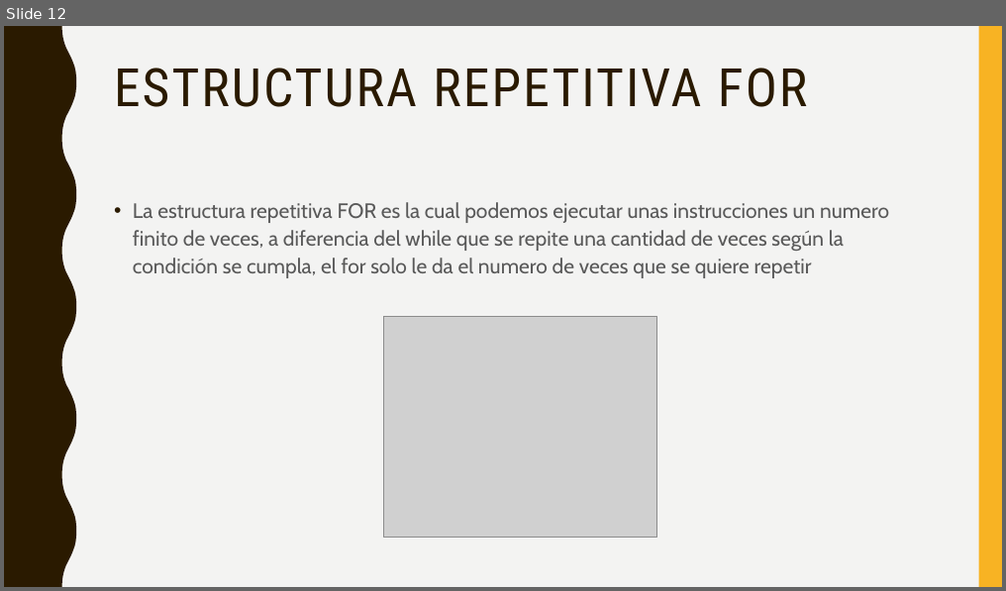
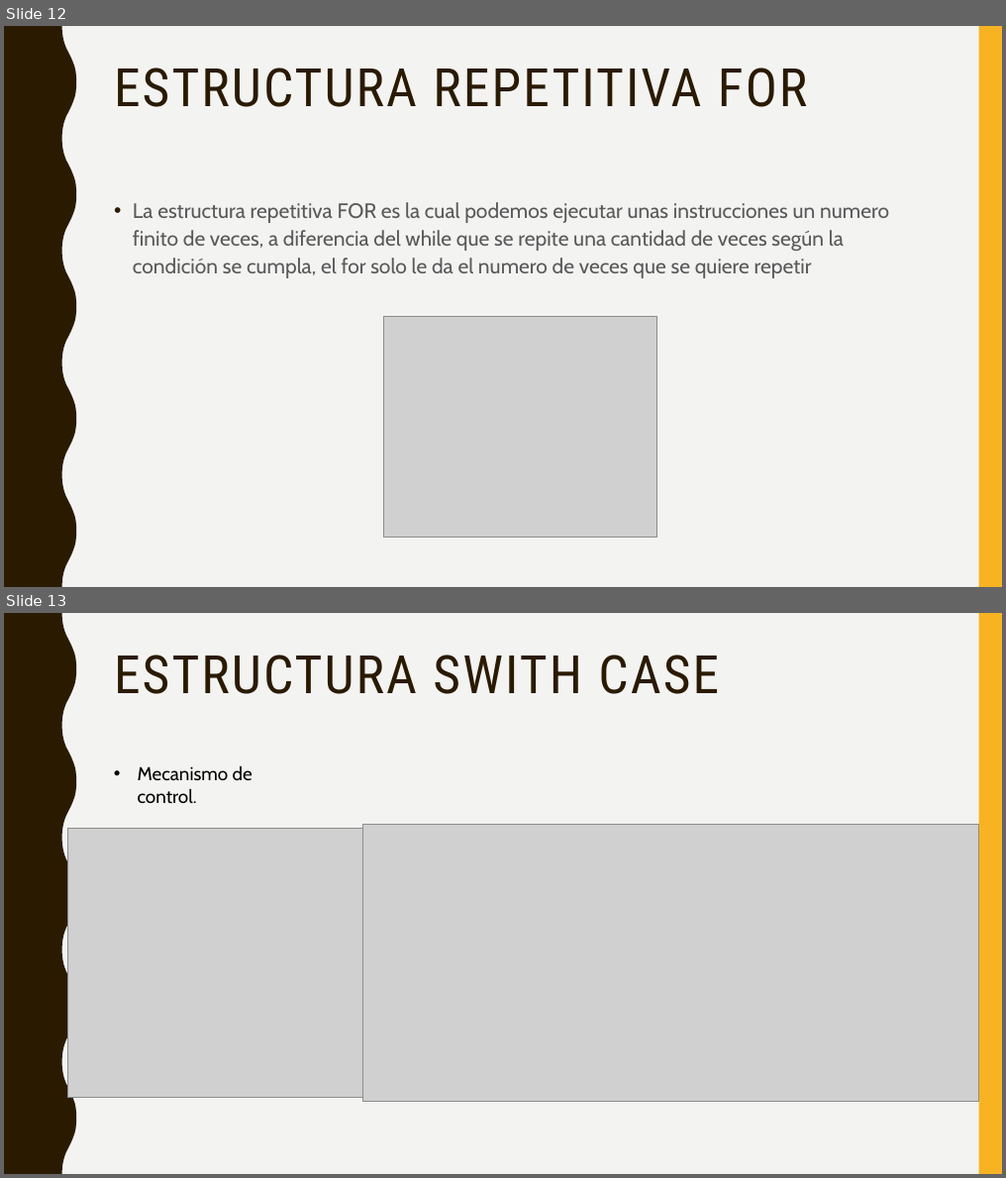
Before and after one commit to Jhonas0123/language_tests, a slide deck: Lógica de programación.pptx. Shown one above the other, each under a label of ours: slide 12 before the commit, slides 12 and 13 after it. The pictures are 1006x591 and 1006x1178 pixels, drawn with LibreOffice and Linux fonts; fonts in the diff are those of the drawing; grey boxes stand for pictures. Boxes give left, top, right and bottom in pixels: in the first picture for what was removed or moved away, otherwise in the second. Text is boxed around its words. In the diff, an @@ line names an element or a change of style, - is before the commit and + after.

```diff
--- a/Lógica de programación.pptx
+++ b/Lógica de programación.pptx
@@ slide 13 added at (x1=4, y1=613, x2=1002, y2=1174), background #F3F3F2; not listed: 2 template elements that a slide beside it also shows @@
@@ title added at (x1=114, y1=655, x2=719, y2=694), 51 pt, text #2A1A00 @@
+ESTRUCTURA SWITH CASE
@@ text added at (x1=138, y1=766, x2=252, y2=804), 18 pt, text #000000 @@
+• Mecanismo de control.
@@ picture added at (x1=67, y1=829, x2=363, y2=1098) @@
@@ picture added at (x1=363, y1=824, x2=979, y2=1101) @@
```
Also in this commit, not shown: 4 other slides added, 1 slide removed, 8 other files.
